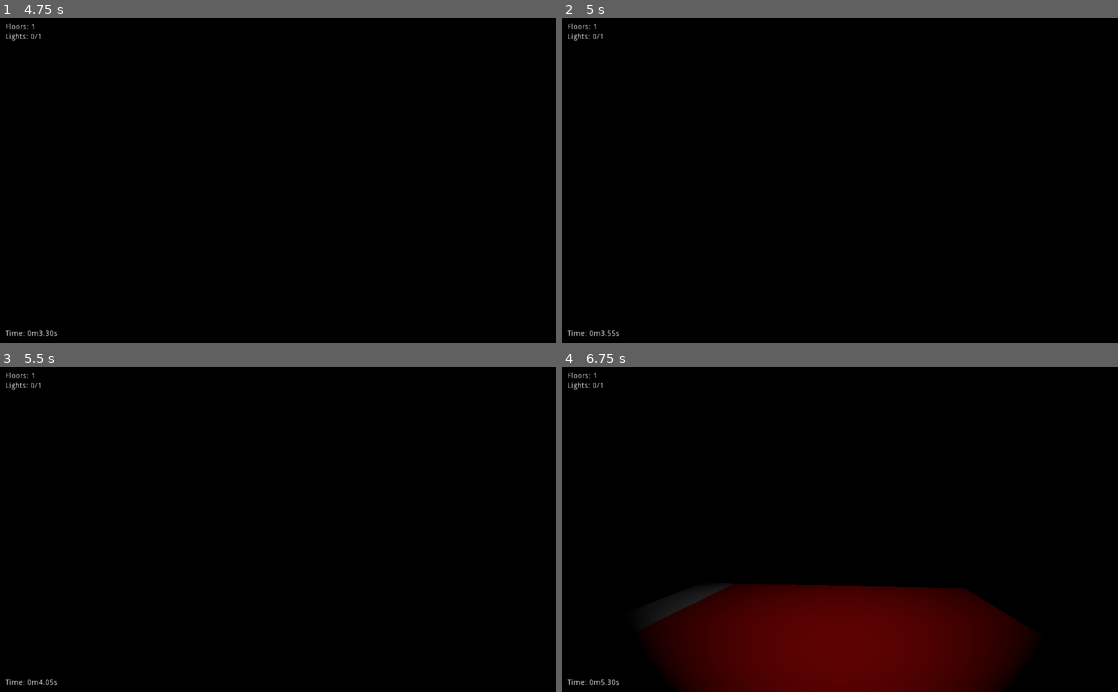
Above: before the commit, frames 1-4 (two rows, left to right).
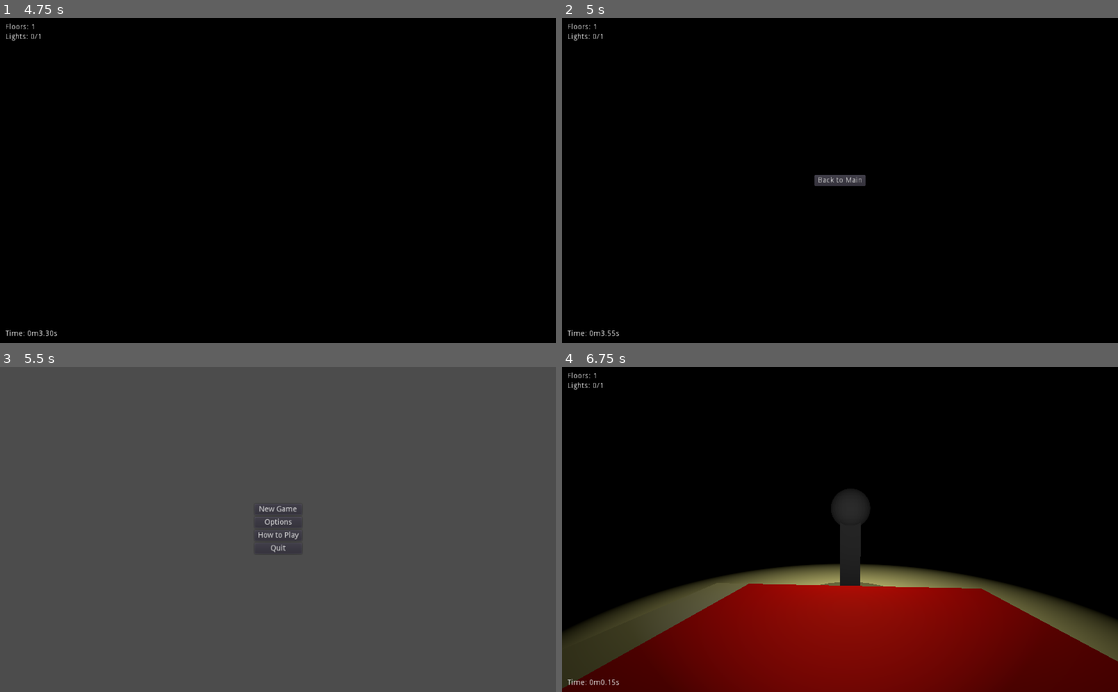
Above: after the commit, the same moments.

Repository: Arc676/Photonic-Salvation
Game: Godot game, scene res://Scenes/Main Menu.tscn
The game is run twice, just before and just after one commit, with the same random seed, the same clock (stepped at 60 frames per second) and the same inputs.
Inputs (mouse positions are in pixels of both pictures, inside the frame that each line leads up to):
- Up to frame 1 (4.75 s): click "New Game" at 0.5 s; tap Enter at 1.25, 4.25 s; move the mouse to (305, 180) at 1.27 s; hold Up (ui_up) from 1.28 s (still down); tap Space (flashlight) at 1.35, 2.85, 3.5, 4.35 s; move the mouse to (250, 180) at 2.02 s; click (250, 180) at 2.1 s; move the mouse to (289, 174) at 2.77 s; move the mouse to (272, 187) at 3.52 s; click (272, 187) at 3.6 s; move the mouse to (316, 183) at 4.27 s
- Up to frame 2 (5 s): keep holding Up (ui_up); tap Escape (ui_cancel) at 4.9 s
- Up to frame 3 (5.5 s): release Up (ui_up) at 5 s; click (278, 529) at 5 s, where only the run after the commit has a clickable "Back to Main"
- Up to frame 4 (6.75 s): click (840, 510) at 5.75 s, where only the run after the commit has a clickable "New Game"; tap Space (flashlight) at 6.5 s; move the mouse to (795, 526) at 6.52 s; hold Up (ui_up) from 6.53 s (still down); click (795, 526) at 6.6 s

Frame 1 is identical in both runs. In frame 2, 0.3% of the frame differs, in the area x 45-55%, y 48-52%; in frame 3, 100%, in the area x 0-100%, y 0-100%; in frame 4, 34%.

Commit message:
Add pause menu
Can return to main

Diff:
--- a/Scenes/Game.tscn
+++ b/Scenes/Game.tscn
@@ -1,7 +1,8 @@
-[gd_scene load_steps=6 format=2]
+[gd_scene load_steps=7 format=2]
 
 [ext_resource path="res://Scripts/player.gd" type="Script" id=1]
 [ext_resource path="res://Scripts/World.gd" type="Script" id=2]
+[ext_resource path="res://Scripts/Pause Menu.gd" type="Script" id=3]
 
 [sub_resource type="ProceduralSky" id=1]
 
@@ -89,3 +90,25 @@
 __meta__ = {
 "_edit_use_anchors_": false
 }
+
+[node name="Pause Menu" type="Control" parent="."]
+pause_mode = 2
+visible = false
+anchor_right = 1.0
+anchor_bottom = 1.0
+script = ExtResource( 3 )
+__meta__ = {
+"_edit_use_anchors_": false
+}
+
+[node name="Button" type="Button" parent="Pause Menu"]
+anchor_left = 0.5
+anchor_top = 0.5
+anchor_right = 0.5
+anchor_bottom = 0.5
+margin_left = -47.0
+margin_top = -10.0
+margin_right = 47.0
+margin_bottom = 10.0
+text = "Back to Main"
+[connection signal="pressed" from="Pause Menu/Button" to="Pause Menu" method="backToMain"]
--- /dev/null
+++ b/Scripts/Pause Menu.gd
@@ -0,0 +1,17 @@
+extends Control
+
+onready var tree = get_tree()
+onready var pauseMenu = $"."
+
+func _process(_delta):
+	if Input.is_action_just_released("ui_cancel"):
+		tree.paused = !tree.paused
+		pauseMenu.visible = tree.paused
+		Input.set_mouse_mode(
+			Input.MOUSE_MODE_VISIBLE if tree.paused else
+			Input.MOUSE_MODE_CAPTURED
+		)
+
+func backToMain():
+	tree.paused = false
+	tree.change_scene("res://Scenes/Main Menu.tscn")
